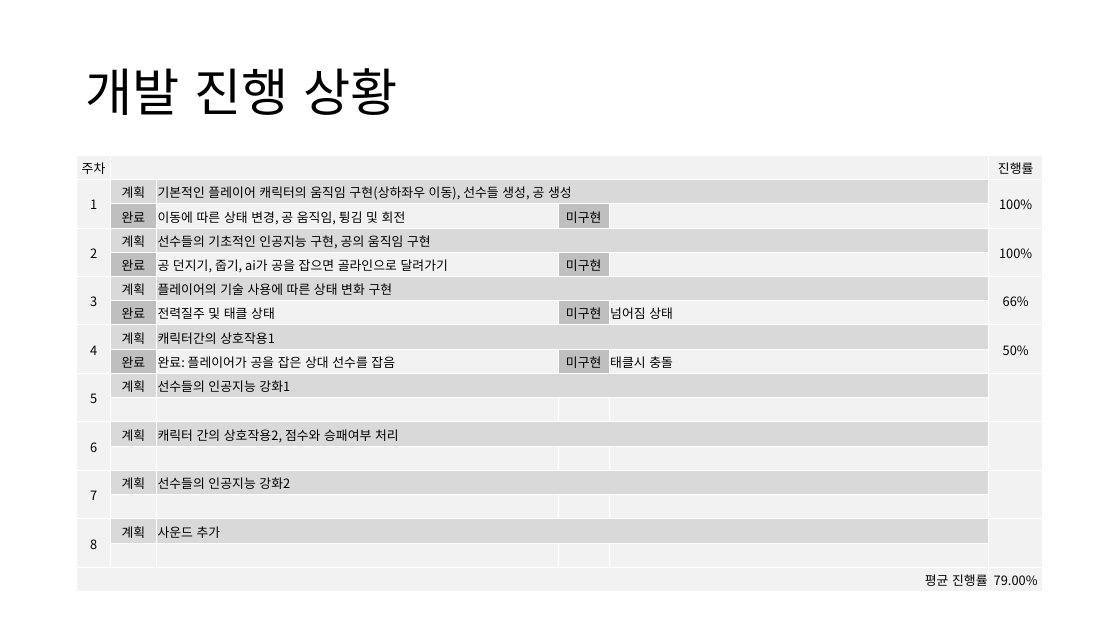
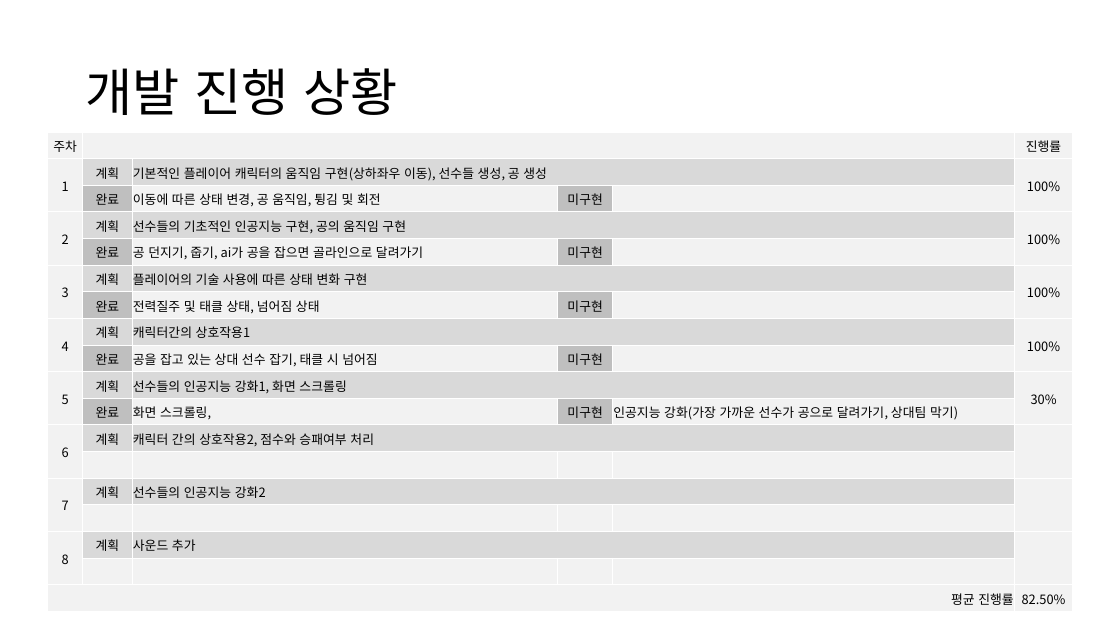
Before and after one commit to Jirung-E/Rugby, a slide deck: slide 2 of 발표자료/2차발표.pptx. Drawn at 1120x630 pixels with LibreOffice and Linux fonts; fonts in the diff are those of the drawing. Boxes give left, top, right and bottom in pixels: in the first picture for what was removed or moved away, otherwise in the second. Text is boxed around its words. In the diff, an @@ line names an element or a change of style, - is before the commit and + after.

```diff
--- a/발표자료/2차발표.pptx
+++ b/발표자료/2차발표.pptx
@@ table at (x1=48, y1=132, x2=1074, y2=612) @@
-row 6, column 6: 66%
+row 6, column 6: 100%
-row 7, column 3: 전력질주 및 태클 상태
+row 7, column 3: 전력질주 및 태클 상태, 넘어짐 상태
-row 7, column 5: 넘어짐 상태
+row 7, column 5: 
-row 8, column 6: 50%
+row 8, column 6: 100%
-row 9, column 3: 완료: 플레이어가 공을 잡은 상대 선수를 잡음
+row 9, column 3: 공을 잡고 있는 상대 선수 잡기, 태클 시 넘어짐
-row 9, column 5: 태클시 충돌
+row 9, column 5: 
-row 10, column 3: 선수들의 인공지능 강화1
+row 10, column 3: 선수들의 인공지능 강화1, 화면 스크롤링
-row 10, column 6: 
+row 10, column 6: 30%
-row 11:  |  |  |  |  | 
+row 11:  | 완료 | 화면 스크롤링, | 미구현 | 인공지능 강화(가장 가까운 선수가 공으로 달려가기, 상대팀 막기) | 
-row 18, column 6: 79.00%
+row 18, column 6: 82.50%
@@ fill #F2F2F2 to #BFBFBF in 2 cells @@
@@ table resized from (x1=77, y1=155, x2=1044, y2=592) to (x1=48, y1=132, x2=1074, y2=612) @@
```
Also in this commit, not shown: 1 other slide changed, 1 other file.
